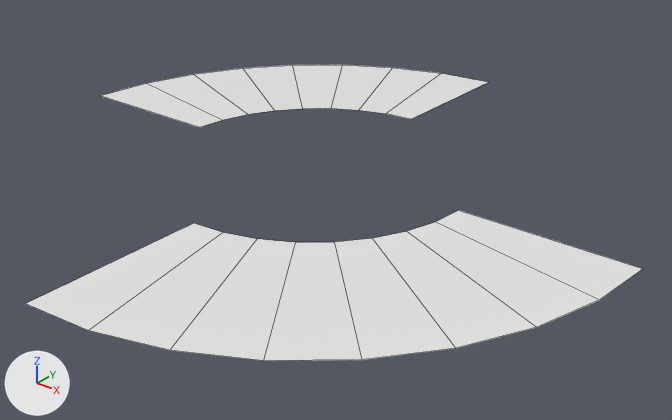
The FBX model Assets/Project Directory/GameBank/VFX/3D/VFM_Rota_LtoR_01A.fbx: old version first, new version second.
The view is the same before and after, from a 50 mm camera at (1.633, -1.946, 1.76) aimed at (0.083, -0.009, 0.559). Lighting does not change. The marker at lower left points along +X, +Y and +Z. Mesh edges are drawn as thin lines.

The first picture shows 'VFM_RotaLtoR'.
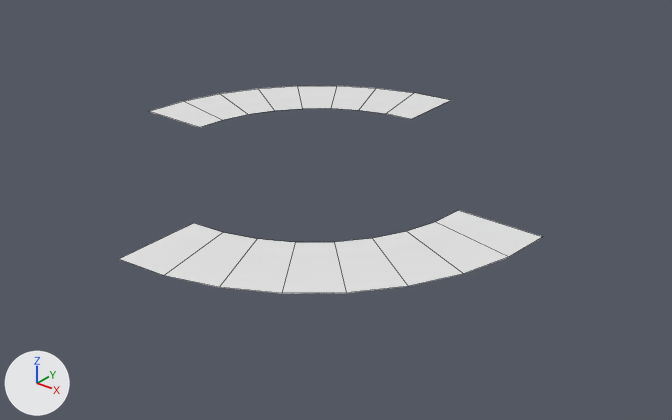
The change, as a diff of the scene's bpy script:
```diff
--- a/Assets/Project Directory/GameBank/VFX/3D/VFM_Rota_LtoR_01A.fbx.py
+++ b/Assets/Project Directory/GameBank/VFX/3D/VFM_Rota_LtoR_01A.fbx.py
@@ me_cylinder_002 @@
 me_cylinder_002.from_pydata(...)  # 36 vertices, 16 faces; spans x -1.0..1.0, y -1.0..1.0, z 0.68
 # used by ob_vfm_rotaltor; location = (0.0, 0.0, 0.0)
-me_cylinder_002.vertices[1].co = (0.0, 1.0, 0.68)  # pixel (488, 82)
-me_cylinder_002.vertices[21].co = (-1.0, 0.0, 0.68)  # pixel (99, 95)
-me_cylinder_002.vertices[23].co = (-0.98, 0.2, 0.68)  # pixel (145, 83)
-me_cylinder_002.vertices[25].co = (-0.92, 0.38, 0.68)  # pixel (193, 74)
-me_cylinder_002.vertices[27].co = (-0.83, 0.56, 0.68)  # pixel (242, 68)
-me_cylinder_002.vertices[29].co = (-0.71, 0.71, 0.68)  # pixel (292, 65)
-me_cylinder_002.vertices[31].co = (-0.56, 0.83, 0.68)  # pixel (342, 64)
-me_cylinder_002.vertices[33].co = (-0.38, 0.92, 0.68)  # pixel (392, 67)
-me_cylinder_002.vertices[35].co = (-0.2, 0.98, 0.68)  # pixel (441, 73)
-me_cylinder_002.vertices[3].co = (1.0, 0.0, 0.68)  # pixel (643, 268)
-me_cylinder_002.vertices[5].co = (0.98, -0.2, 0.68)  # pixel (599, 299)
-me_cylinder_002.vertices[7].co = (0.92, -0.38, 0.68)  # pixel (536, 327)
-me_cylinder_002.vertices[9].co = (0.83, -0.56, 0.68)  # pixel (455, 348)
-me_cylinder_002.vertices[11].co = (0.71, -0.71, 0.68)  # pixel (361, 359)
-me_cylinder_002.vertices[13].co = (0.56, -0.83, 0.68)  # pixel (263, 360)
-me_cylinder_002.vertices[15].co = (0.38, -0.92, 0.68)  # pixel (169, 350)
-me_cylinder_002.vertices[17].co = (0.2, -0.98, 0.68)  # pixel (88, 330)
-me_cylinder_002.vertices[19].co = (0.0, -1.0, 0.68)  # pixel (25, 303)
+# me_cylinder_002 part 1
+me_cylinder_002.vertices[1].co = (0.0, 0.74, 0.68)  # pixel (450, 100)
+me_cylinder_002.vertices[21].co = (-0.74, 0.0, 0.68)  # pixel (148, 111)
+me_cylinder_002.vertices[23].co = (-0.73, 0.14, 0.68)  # pixel (183, 101)
+me_cylinder_002.vertices[25].co = (-0.68, 0.28, 0.68)  # pixel (219, 93)
+me_cylinder_002.vertices[27].co = (-0.61, 0.41, 0.68)  # pixel (258, 88)
+me_cylinder_002.vertices[29].co = (-0.52, 0.52, 0.68)  # pixel (297, 85)
+me_cylinder_002.vertices[31].co = (-0.41, 0.61, 0.68)  # pixel (337, 85)
+me_cylinder_002.vertices[33].co = (-0.28, 0.68, 0.68)  # pixel (376, 88)
+me_cylinder_002.vertices[35].co = (-0.14, 0.73, 0.68)  # pixel (414, 92)
+# me_cylinder_002 part 2
+me_cylinder_002.vertices[3].co = (0.74, 0.0, 0.68)  # pixel (542, 236)
+me_cylinder_002.vertices[5].co = (0.73, -0.14, 0.68)  # pixel (509, 256)
+me_cylinder_002.vertices[7].co = (0.68, -0.28, 0.68)  # pixel (463, 273)
+me_cylinder_002.vertices[9].co = (0.61, -0.41, 0.68)  # pixel (408, 286)
+me_cylinder_002.vertices[11].co = (0.52, -0.52, 0.68)  # pixel (346, 292)
+me_cylinder_002.vertices[13].co = (0.41, -0.61, 0.68)  # pixel (281, 293)
+me_cylinder_002.vertices[15].co = (0.28, -0.68, 0.68)  # pixel (219, 287)
+me_cylinder_002.vertices[17].co = (0.14, -0.73, 0.68)  # pixel (163, 275)
+me_cylinder_002.vertices[19].co = (0.0, -0.74, 0.68)  # pixel (118, 259)
```

What differs and where, as boxes [x1, y1, x2, y2] in the pictures (672 x 420 px; the box of a moved part takes in the faces that stretch with it):
'VFM_RotaLtoR', reshaped (31% narrower, 30% shorter): before [26, 65, 642, 361]; after [120, 86, 542, 293]
part 1 of me_cylinder_002, moved or reshaped: before [101, 65, 488, 127]; after [149, 86, 450, 127]
part 2 of me_cylinder_002, moved or reshaped: before [26, 235, 642, 361]; after [120, 235, 542, 293]
